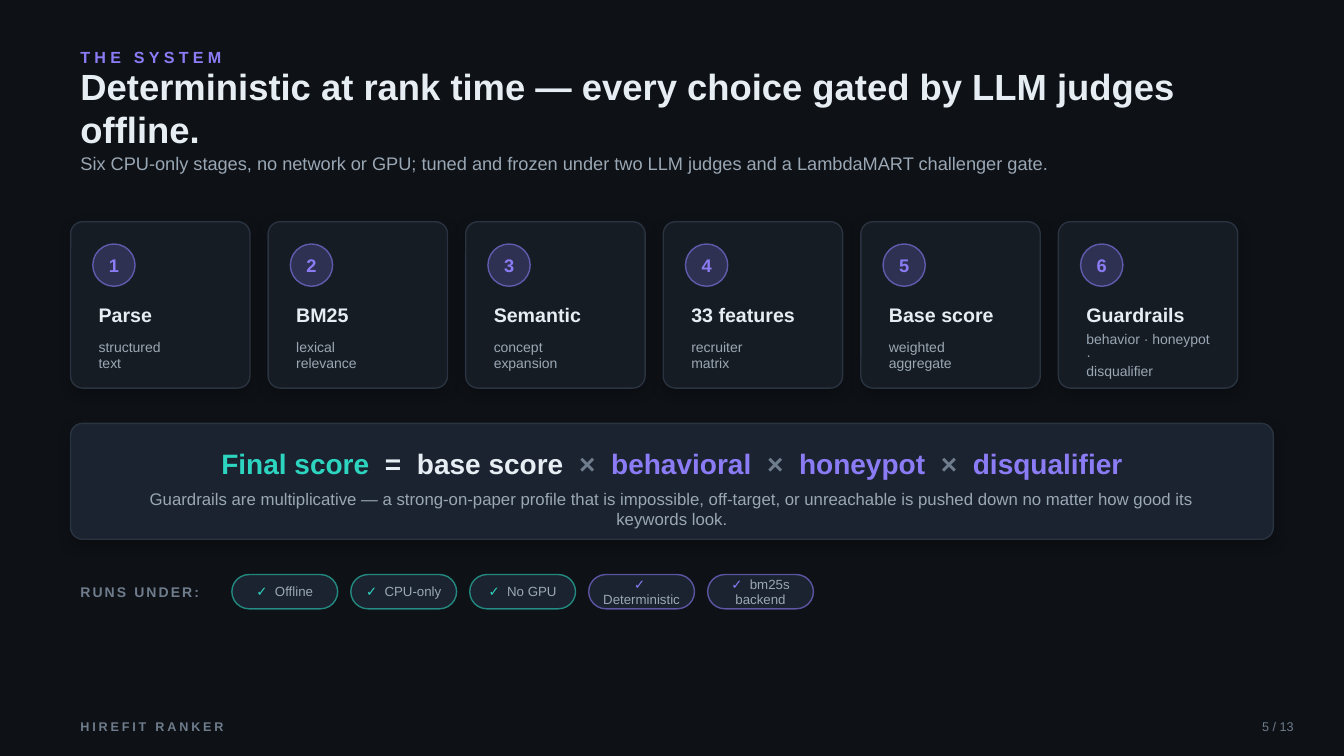
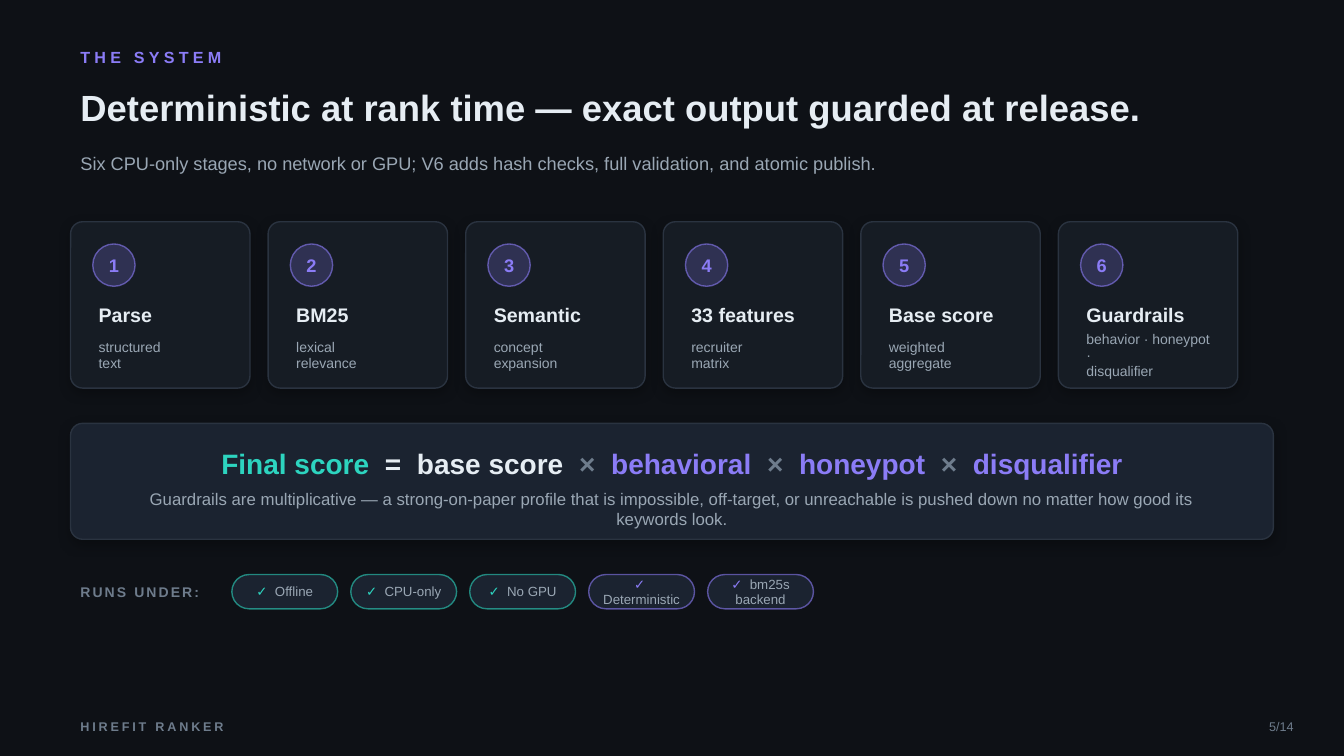
Before and after one commit to bansalbhunesh/redrob-hirefit-ranker, a slide deck: slide 5 of docs/HireFit_Ranker_Redrob_POLISHED.pptx. Drawn at 1344x756 pixels with LibreOffice and Linux fonts; fonts in the diff are those of the drawing; background and template pictures are left out. Boxes give left, top, right and bottom in pixels: in the first picture for what was removed or moved away, otherwise in the second. Text is boxed around its words. In the diff, an @@ line names an element or a change of style, - is before the commit and + after.

Commit message:
docs: position and publish battle-proof v6

```diff
--- a/docs/HireFit_Ranker_Redrob_POLISHED.pptx
+++ b/docs/HireFit_Ranker_Redrob_POLISHED.pptx
@@ text at bbox=[80, 94, 1139, 129]: text changed @@
-Deterministic at rank time — every choice gated by LLM judges offline.
+Deterministic at rank time — exact output guarded at release.
@@ text at bbox=[80, 157, 876, 174]: text changed @@
-Six CPU-only stages, no network or GPU; tuned and frozen under two LLM judges and a LambdaMART challenger gate.
+Six CPU-only stages, no network or GPU; V6 adds hash checks, full validation, and atomic publish.
@@ text at bbox=[1269, 722, 1294, 731]: text changed @@
-5 / 13
+5/14
```
Also in this commit, not shown: 12 other slides changed, 1 slide added, 1 slide removed, 23 other files.
